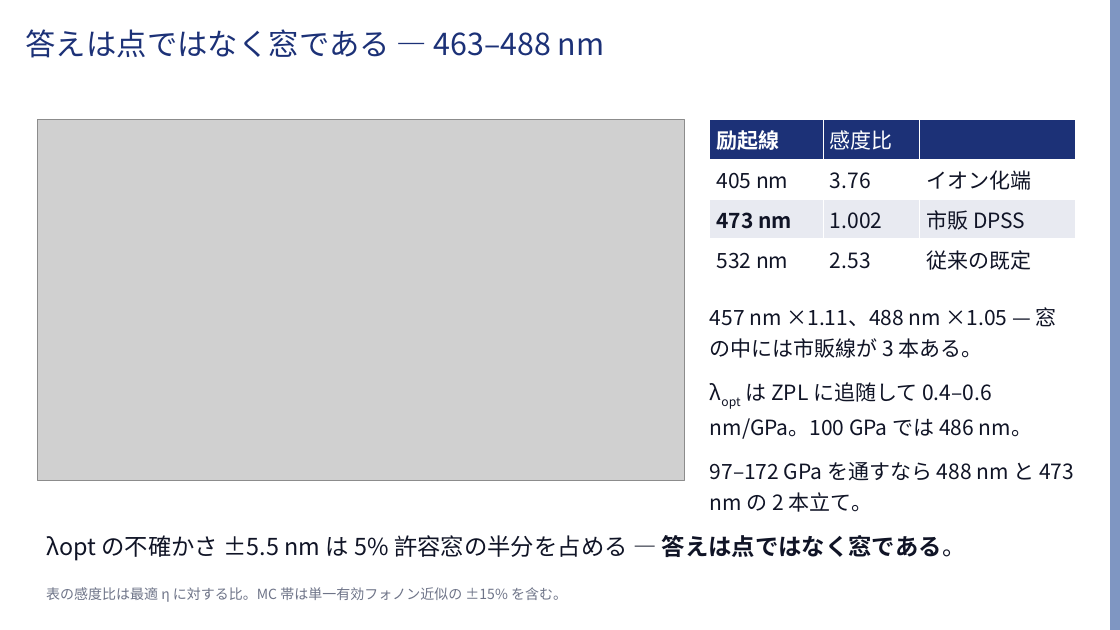
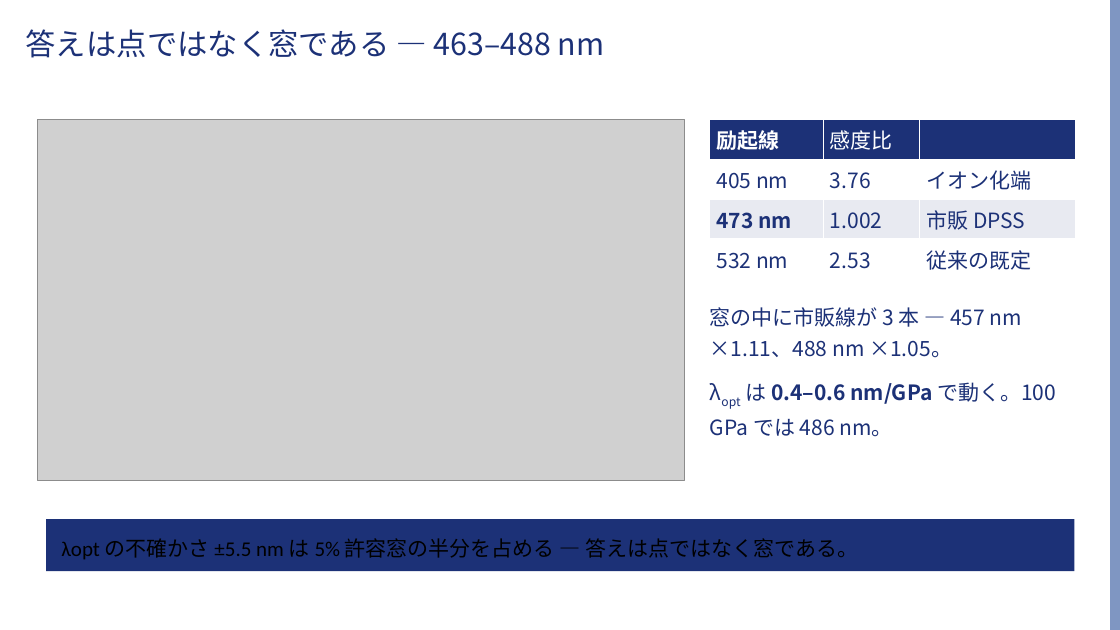
Before and after one commit to Risei412/ultra-high-pressure-ODMR, a slide deck: slide 6 of slides/odmr_473nm_talk.pptx. Drawn at 1120x630 pixels with LibreOffice and Linux fonts; fonts in the diff are those of the drawing; grey boxes stand for pictures; background and template pictures are left out. Boxes give left, top, right and bottom in pixels: in the first picture for what was removed or moved away, otherwise in the second. Text is boxed around its words. In the diff, an @@ line names an element or a change of style, - is before the commit and + after.

```diff
--- a/slides/odmr_473nm_talk.pptx
+++ b/slides/odmr_473nm_talk.pptx
@@ table at bbox=[710, 119, 1075, 279] @@
@@ text colour #101426 to #1C3177 in "405 nm", "3.76", "イオン化端", "473 nm" and 5 more places @@
@@ text at bbox=[710, 307, 1056, 437]: text changed; text colour #101426 to #1C3177 @@
-457 nm ×1.11、488 nm ×1.05 — 窓の中には市販線が 3 本ある。
-λopt は ZPL に追随して 0.4–0.6 nm/GPa。100 GPa では 486 nm。
-97–172 GPa を通すなら 488 nm と 473 nm の 2 本立て。
+窓の中に市販線が 3 本 — 457 nm ×1.11、488 nm ×1.05。
+λopt は 0.4–0.6 nm/GPa で動く。100 GPa では 486 nm。
@@ rectangle "λopt の不確かさ ±5.5 nm は ...": place and size @@
-rectangle "λopt の不確かさ ±5.5 nm は ..." at bbox=[46, 535, 966, 561]
+rectangle "λopt の不確かさ ±5.5 nm は ..." at bbox=[46, 519, 1075, 571]
@@ rectangle "λopt の不確かさ ±5.5 nm は ..." at bbox=[46, 519, 1075, 571]: size 20 to 18 pt, font Noto Sans CJK JP to Calibri, text colour #101426 to #000000; bold off in "答えは点ではなく窓である。"; vertical alignment top to middle; fill none to #1C3177 @@
@@ text removed at bbox=[46, 587, 567, 602] @@
-表の感度比は最適 η に対する比。MC 帯は単一有効フォノン近似の ±15% を含む。
```
Also in this commit, not shown: 7 other slides changed, 8 other files.
